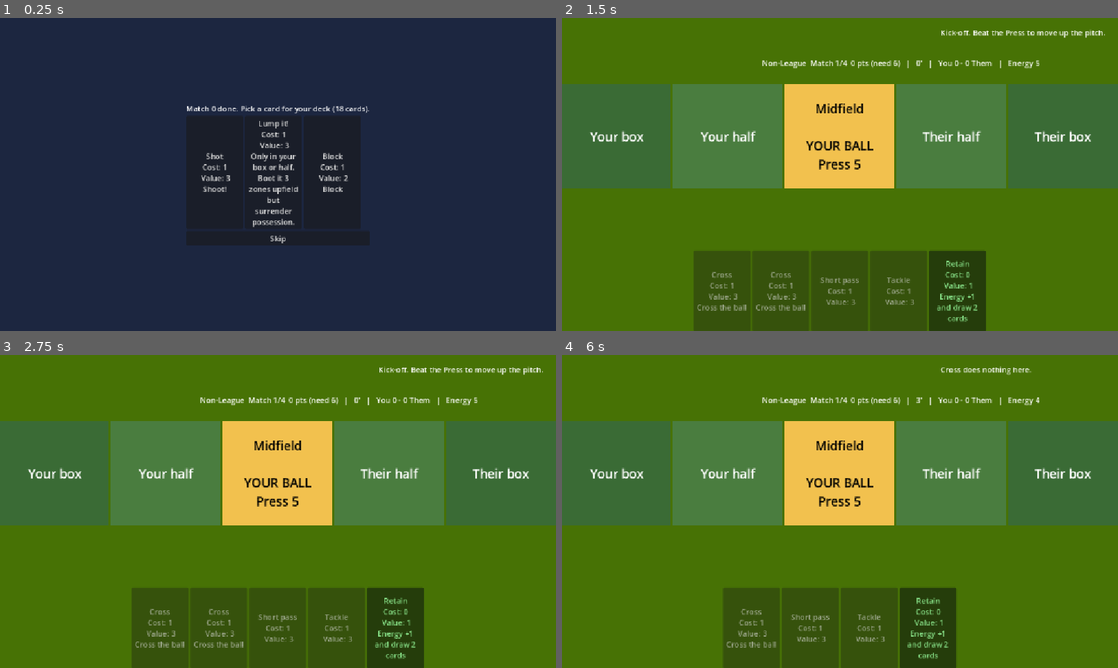
Above: before the commit, frames 1-4 (two rows, left to right).
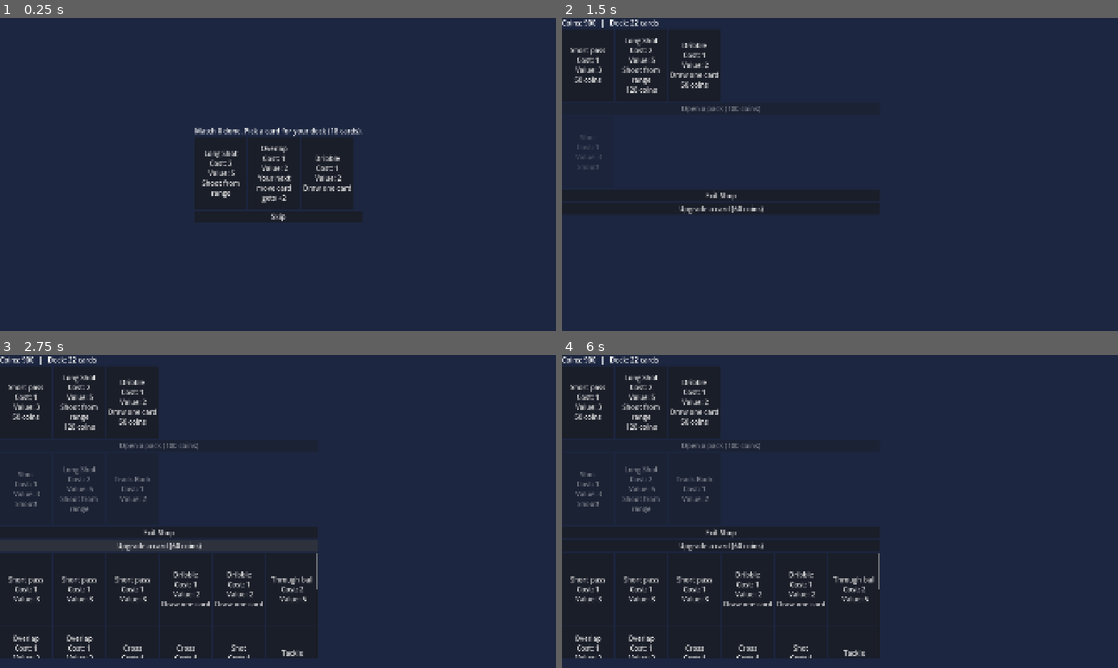
Above: after the commit, the same moments.

Repository: pauleverton/card-collection-test
Game: Godot game, scene res://Scenes/reward_screen.tscn
Two runs of this game, one before a commit and one after it. Both use one fixed random seed, a clock stepped at 60 frames per second and the inputs below. This scene is started directly instead of the project's main scene.
Inputs (mouse positions are in pixels of both pictures, inside the frame that each line leads up to):
- Up to frame 1 (0.25 s): no input
- Up to frame 2 (1.5 s): click (834, 174) at 0.5 s, where only the run after the commit has a clickable "Overlap Cost: 1 Value: 2 Your…"; click (723, 108) at 1.25 s, where only the run after the commit has a clickable "Open a pack (100 coins)"
- Up to frame 3 (2.75 s): click (161, 545) at 2 s, where only the run after the commit has a clickable "Upgrade a card (60 coins)"
- Up to frame 4 (6 s): click (589, 661) at 2.75 s, where only the run after the commit has a clickable "Overlap Cost: 1 Value: 2 Your…"; click (589, 661) at 3.5 s, where only the run after the commit has a clickable "Overlap Cost: 1 Value: 2 Your…"; click (639, 661) at 4.25 s, where only the run after the commit has a clickable "Overlap Cost: 1 Value: 2 Your…"; click (639, 661) at 5 s, where only the run after the commit has a clickable "Overlap Cost: 1 Value: 2 Your…"; click "Cross Cost: 1 Value: 3 Cross …" at 5.75 s

The runs differ from the first frame. In frame 1, 2.4% of the frame differs, in the area x 33-67%, y 28-72%; in frame 2, 100%, in the area x 0-100%, y 0-100%; in frame 3, 100%; in frame 4, 100%.

Commit message:
Updated pitch view + commentary

Diff:
--- /dev/null
+++ b/Resources/Players/the_wall.tres
@@ -0,0 +1,10 @@
+[gd_resource type="Resource" script_class="PlayerCard" format=3 uid="uid://yw8j6fiqa0f3"]
+
+[ext_resource type="Script" uid="uid://b8dxl7yvw3hj" path="res://Scripts/player_card.gd" id="1_l6068"]
+
+[resource]
+script = ExtResource("1_l6068")
+display_name = "The Wall"
+description = "+1 to all defending cards"
+boosts_type = "defending"
+metadata/_custom_type_script = "uid://b8dxl7yvw3hj"
--- a/Resources/block.tres
+++ b/Resources/block.tres
@@ -6,7 +6,7 @@
 script = ExtResource("1_b42ww")
 display_name = "Block"
 tag = "block"
-card_type = "Defending"
+card_type = "defending"
 base_value = 2
 usable_when = "defending"
 description = "Block"
--- a/Resources/dribble.tres
+++ b/Resources/dribble.tres
@@ -6,7 +6,7 @@
 script = ExtResource("1_df5el")
 display_name = "Dribble"
 tag = "dribble"
-card_type = "Move"
+card_type = "move"
 base_value = 2
 usable_when = "attacking"
 description = "Draw one card"
--- /dev/null
+++ b/Resources/long_shot.tres
@@ -0,0 +1,13 @@
+[gd_resource type="Resource" script_class="ActionData" format=3 uid="uid://bmg47n06ykt5b"]
+
+[ext_resource type="Script" uid="uid://c7aob23hi7te0" path="res://Scripts/action_data.gd" id="1_ln0s8"]
+
+[resource]
+script = ExtResource("1_ln0s8")
+display_name = "Long Shot"
+energy_cost = 2
+tag = "shot"
+card_rarity = "rare"
+base_value = 5
+description = "Shoot from range"
+metadata/_custom_type_script = "uid://c7aob23hi7te0"
--- a/Resources/lump_clear.tres
+++ b/Resources/lump_clear.tres
@@ -6,7 +6,8 @@
 script = ExtResource("1_kcg74")
 display_name = "Lump it!"
 tag = "lump_clear"
-card_type = "Defending"
+card_type = "defending"
 base_value = 3
+usable_when = "defending"
 description = "Only in your box or half. Boot it 3 zones upfield but surrender possession."
 metadata/_custom_type_script = "uid://c7aob23hi7te0"
--- a/Resources/overlap.tres
+++ b/Resources/overlap.tres
@@ -6,7 +6,7 @@
 script = ExtResource("1_l6q7e")
 display_name = "Overlap"
 tag = "overlap"
-card_type = "Utility"
+card_type = "utility"
 base_value = 2
 usable_when = "attacking"
 description = "Your next move card gets +2"
--- a/Resources/retain_possession.tres
+++ b/Resources/retain_possession.tres
@@ -7,7 +7,7 @@
 display_name = "Retain"
 energy_cost = 0
 tag = "retain"
-card_type = "Utility"
+card_type = "utility"
 draw_count = 2
 energy_boost = 1
 usable_when = "attacking"
--- a/Resources/short_pass.tres
+++ b/Resources/short_pass.tres
@@ -5,7 +5,7 @@
 [resource]
 script = ExtResource("1_4o3ad")
 display_name = "Short pass"
-card_type = "Move"
+card_type = "move"
 base_value = 3
 usable_when = "attacking"
 metadata/_custom_type_script = "uid://c7aob23hi7te0"
--- a/Resources/tackle.tres
+++ b/Resources/tackle.tres
@@ -6,7 +6,7 @@
 script = ExtResource("1_fyvh5")
 display_name = "Tackle"
 tag = "tackle"
-card_type = "Defending"
+card_type = "defending"
 base_value = 3
 usable_when = "defending"
 metadata/_custom_type_script = "uid://c7aob23hi7te0"
--- /dev/null
+++ b/Resources/text.tres
@@ -0,0 +1,4 @@
+[gd_resource type="Theme" format=3 uid="uid://byp3dxxc8bk32"]
+
+[resource]
+default_font_size = 24
--- a/Resources/track_back.tres
+++ b/Resources/track_back.tres
@@ -6,7 +6,7 @@
 script = ExtResource("1_4a6h0")
 display_name = "Track Back"
 tag = "track_back"
-card_type = "Defending"
+card_type = "defending"
 base_value = 2
 usable_when = "defending"
 metadata/_custom_type_script = "uid://c7aob23hi7te0"
--- a/Scenes/match_slice.tscn
+++ b/Scenes/match_slice.tscn
@@ -1,7 +1,7 @@
 [gd_scene format=3 uid="uid://1wskr7vxkrbn"]
 
 [ext_resource type="PackedScene" uid="uid://cwu28l4omivta" path="res://Scenes/hand.tscn" id="1_b5xid"]
-[ext_resource type="Script" uid="uid://bcefkpn30hf4u" path="res://Scenes/match_slice.gd" id="1_rlrqh"]
+[ext_resource type="Script" uid="uid://bcefkpn30hf4u" path="res://Scripts/match_slice.gd" id="1_rlrqh"]
 [ext_resource type="Script" uid="uid://b2oocq28vdoul" path="res://Scripts/pitch_script.gd" id="3_sypgv"]
 
 [node name="MatchSlice" type="Control" unique_id=417129108]
@@ -47,42 +47,63 @@
 grow_horizontal = 2
 script = ExtResource("3_sypgv")
 
-[node name="ResultLabel" type="Label" parent="." unique_id=898386773]
-layout_mode = 0
-offset_left = 797.0
-offset_top = 19.0
-offset_right = 1159.0
-offset_bottom = 98.0
+[node name="CommentaryBox" type="PanelContainer" parent="." unique_id=1695255033]
+layout_mode = 1
+anchors_preset = 8
+anchor_left = 0.5
+anchor_top = 0.5
+anchor_right = 0.5
+anchor_bottom = 0.5
+offset_left = -599.0
+offset_top = -107.0
+offset_right = 599.0
+offset_bottom = 107.0
+grow_horizontal = 2
+grow_vertical = 2
+
+[node name="VBox" type="VBoxContainer" parent="CommentaryBox" unique_id=1241725564]
+layout_mode = 2
+
+[node name="Headline" type="RichTextLabel" parent="CommentaryBox/VBox" unique_id=502780018]
+custom_minimum_size = Vector2(0, 100)
+layout_mode = 2
+theme_override_font_sizes/normal_font_size = 28
+bbcode_enabled = true
+fit_content = true
+
+[node name="Log" type="RichTextLabel" parent="CommentaryBox/VBox" unique_id=734963512]
+custom_minimum_size = Vector2(0, 110)
+layout_mode = 2
+bbcode_enabled = true
+scroll_following = true
 
 [node name="LetThroughButton" type="Button" parent="." unique_id=1749137881]
 layout_mode = 0
-offset_left = 560.0
-offset_top = 437.0
-offset_right = 672.0
-offset_bottom = 490.0
+offset_left = 27.0
+offset_top = 624.0
+offset_right = 190.0
+offset_bottom = 677.0
 text = "Kick off again"
 
 [node name="ShootButton" type="Button" parent="." unique_id=2069174672]
 layout_mode = 0
-offset_left = 715.0
-offset_top = 447.0
-offset_right = 849.0
-offset_bottom = 478.0
+offset_left = 1700.0
+offset_top = 624.0
+offset_right = 1896.0
+offset_bottom = 666.0
 text = "Shoot (1 energy)"
 
 [node name="FullTimePanel" type="Panel" parent="." unique_id=801056383]
+visible = false
 layout_mode = 1
 anchors_preset = 15
 anchor_right = 1.0
 anchor_bottom = 1.0
-offset_left = 2.0
-offset_top = -4.0
-offset_right = 2.0
-offset_bottom = -4.0
 grow_horizontal = 2
 grow_vertical = 2
 
 [node name="Background" type="ColorRect" parent="FullTimePanel" unique_id=2105251916]
+visible = false
 layout_mode = 1
 anchors_preset = 15
 anchor_right = 1.0
@@ -112,4 +133,11 @@
 
 [node name="ContinueButton" type="Button" parent="FullTimePanel/VBox" unique_id=1782092316]
 layout_mode = 2
-text = "Replay (for now)"
+text = "Next Match"
+
+[node name="SquadBar" type="HBoxContainer" parent="." unique_id=1721132799]
+layout_mode = 0
+offset_left = 389.0
+offset_top = 77.0
+offset_right = 1358.0
+offset_bottom = 181.0
--- /dev/null
+++ b/Scenes/player_card_ui.tscn
@@ -0,0 +1,6 @@
+[gd_scene format=3 uid="uid://bof1ov3ykiah3"]
+
+[ext_resource type="Script" uid="uid://b0rnevf6sd5nw" path="res://Scripts/player_card_ui.gd" id="1_kb7sj"]
+
+[node name="PlayerCardUi" type="Button" unique_id=322385644]
+script = ExtResource("1_kb7sj")
--- a/Scenes/reward_screen.tscn
+++ b/Scenes/reward_screen.tscn
@@ -27,10 +27,10 @@
 anchor_top = 0.5
 anchor_right = 0.5
 anchor_bottom = 0.5
-offset_left = -20.0
-offset_top = -20.0
-offset_right = 20.0
-offset_bottom = 20.0
+offset_left = -19.0
+offset_top = -31.0
+offset_right = 22.0
+offset_bottom = 31.0
 grow_horizontal = 2
 grow_vertical = 2
 
--- /dev/null
+++ b/Scenes/shop.tscn
@@ -0,0 +1,56 @@
+[gd_scene format=3 uid="uid://cdseoe1miolcf"]
+
+[ext_resource type="Script" uid="uid://dw3tms6o556g3" path="res://Scripts/shop.gd" id="1_a0mxf"]
+
+[node name="Shop" type="Control" unique_id=1257282089]
+layout_mode = 3
+anchors_preset = 15
+anchor_right = 1.0
+anchor_bottom = 1.0
+grow_horizontal = 2
+grow_vertical = 2
+script = ExtResource("1_a0mxf")
+
+[node name="ColorRect" type="ColorRect" parent="." unique_id=116083447]
+layout_mode = 1
+anchors_preset = 15
+anchor_right = 1.0
+anchor_bottom = 1.0
+grow_horizontal = 2
+grow_vertical = 2
+mouse_filter = 2
+color = Color(0.10980392, 0.14901961, 0.2509804, 1)
+
+[node name="VBox" type="VBoxContainer" parent="." unique_id=2021058490]
+layout_mode = 0
+offset_right = 40.0
+offset_bottom = 40.0
+
+[node name="CoinsLabel" type="Label" parent="VBox" unique_id=211980508]
+layout_mode = 2
+
+[node name="ForSale" type="HBoxContainer" parent="VBox" unique_id=1282709806]
+layout_mode = 2
+
+[node name="PackButton" type="Button" parent="VBox" unique_id=1342289265]
+layout_mode = 2
+text = "Buy a pack"
+
+[node name="PackReveal" type="HBoxContainer" parent="VBox" unique_id=146333750]
+layout_mode = 2
+
+[node name="LeaveButton" type="Button" parent="VBox" unique_id=261926974]
+layout_mode = 2
+text = "Exit Shop
+"
+
+[node name="UpgradeButton" type="Button" parent="VBox" unique_id=1940348101]
+layout_mode = 2
+
+[node name="ScrollContainer" type="ScrollContainer" parent="VBox" unique_id=653743719]
+custom_minimum_size = Vector2(1100, 360)
+layout_mode = 2
+
+[node name="DeckView" type="HFlowContainer" parent="VBox/ScrollContainer" unique_id=1908118591]
+custom_minimum_size = Vector2(1100, 0)
+layout_mode = 2
--- a/Scripts/action_card_ui.gd
+++ b/Scripts/action_card_ui.gd
@@ -5,7 +5,7 @@
 var card: ActionData
 
 func _ready() -> void:
-	custom_minimum_size = Vector2(120, 170)
+	custom_minimum_size = Vector2(180, 250)
 	autowrap_mode = TextServer.AUTOWRAP_WORD_SMART
 	pressed.connect(func(): card_clicked.emit(card))
 
--- a/Scripts/action_data.gd
+++ b/Scripts/action_data.gd
@@ -14,3 +14,5 @@
 ## When this card can be played at all.
 @export_enum("any", "attacking", "defending") var usable_when: String = "any"
 @export_multiline var description: String
+@export var upgrades_to: ActionData
+@export var is_upgraded: bool = false
--- a/Scenes/match_slice.gd
+++ b/Scripts/match_slice.gd
@@ -3,15 +3,19 @@
 @onready var hand = $Hand
 @onready var info_label = $InfoLabel
 @onready var pitch_strip = $Pitch
-@onready var result_label = $ResultLabel
 @onready var let_through_button = $LetThroughButton
 @onready var shoot_button = $ShootButton
 @onready var full_time_panel = $FullTimePanel
 @onready var full_time_label = $FullTimePanel/VBox/FullTimeLabel
 @onready var continue_button = $FullTimePanel/VBox/ContinueButton
 @onready var full_time_background = $FullTimePanel/Background
+@onready var commentary_headline = $CommentaryBox/VBox/Headline
+@onready var commentary_log = $CommentaryBox/VBox/Log
+
 
 var pitch := PitchMatch.new()
+
+
 ## Filled in at full time by LeagueState, and read by Continue to decide where to go next.
 var league_result := {}
 var was_final_tournament := false
@@ -25,7 +29,7 @@
 	shoot_button.pressed.connect(_on_shoot)
 	continue_button.pressed.connect(_on_continue)
 	full_time_panel.visible = false
-	result_label.text = "Kick-off. Beat the Press to move up the pitch."
+	_say("Kick-off. Beat the Press to move up the pitch.")
 	refresh_all()
 
 # ---------- Player actions ----------
@@ -34,7 +38,7 @@
 	var events := pitch.play(card)
 	## If the card couldn't be played at all, leave it in the hand.
 	if events[0]["type"] in ["not_now", "no_energy", "wrong_side"]:
-		result_label.text = describe(events)
+		_say(describe(events), false)
 		return
 	_after_action(events)
 
@@ -48,7 +52,7 @@
 func _after_action(events: Array) -> void:
 	for e in events:
 		print(e)
-	result_label.text = describe(events)
+	_say(describe(events))
 	refresh_all()
 	if pitch.match_over:
 		_show_full_time()
@@ -107,7 +111,7 @@
 	elif pitch.goals > pitch.conceded:
 		get_tree().change_scene_to_file("res://Scenes/reward_screen.tscn")
 	else:
-		get_tree().reload_current_scene()
+		get_tree().change_scene_to_file("res://Scenes/shop.tscn")
 
 # ---------- Screen ----------
 
@@ -156,7 +160,7 @@
 			"shot":
 				lines.append("SHOT! Chance %d vs keeper %d..." % [e["quality"], e["save"]])
 			"goal":
-				lines.append("GOAL! You've scored %d. They kick off." % e["goals"])
+				lines.append("[color=gold][b]GOAL![/b] You've scored %d.[/color]" % e["goals"])
 			"corner":
 				lines.append("Tipped round the post. Corner! Chance reset to 2, +1 energy.")
 			"saved":
@@ -166,6 +170,8 @@
 			# --- Them attacking ---
 			"challenge":
 				var result: String = "won it!" if e["success"] else "beaten."
+				if not e["helpers"].is_empty():
+					lines.append("   (boosted by %s)" % ", ".join(e["helpers"]))
 				lines.append("%s %d vs Attack %d: %s" % [e["card"], e["power"], e["target"], result])
 			"delayed":
 				lines.append("Couldn't win it, but slowed them down. Attack now %d." % e["target"])
@@ -178,7 +184,7 @@
 			"their_shot":
 				lines.append("THEY SHOOT! Chance %d vs your keeper %d..." % [e["quality"], e["save"]])
 			"conceded":
-				lines.append("Goal for them. (%d conceded)" % e["conceded"])
+				lines.append("[color=#e04040]Goal for them. (%d conceded)[/color]" % e["conceded"])
 			"our_save":
 				lines.append("Your keeper saves it!")
 			"won_ball":
@@ -199,7 +205,7 @@
 			"not_now":
 				lines.append("You can't do that right now.")
 			"full_time":
-				lines.append("FULL TIME!")
+				lines.append("[b]FULL TIME![/b]")
 			"no_options":
 				lines.append("No way forward. You're closed down and lose the ball.")
 			"wrong_side":
@@ -207,6 +213,18 @@
 			"lumped":
 				lines.append("Lumped it clear! They restart from %s." % e["zone"])
 	return "\n".join(lines)
+
+## Show a message: the last line as the big headline, every line added to the log with the minute.
+## log_it = false for things that didn't really happen (e.g. "can't play that card").
+func _say(text: String, log_it: bool = true) -> void:
+	var lines := text.split("\n")
+	commentary_headline.text = lines[lines.size() - 1]
+	## A quick "typed out" effect on the headline.
+	commentary_headline.visible_ratio = 0.0
+	create_tween().tween_property(commentary_headline, "visible_ratio", 1.0, 0.3)
+	if log_it:
+		for line in lines:
+			commentary_log.append_text("[color=#9a9a9a]%d'[/color]  %s\n" % [pitch.minute, line])
 
 # ---------- Debug ----------
 
@@ -226,5 +244,5 @@
 			KEY_T:
 				LeagueState.current_tournament_index = LeagueState.TOURNAMENTS.size() - 1
 				LeagueState.reset_for_new_tournament()
-				result_label.text = "DEBUG: jumped to %s." % LeagueState.current_tournament_name()
+				_say("DEBUG: jumped to %s." % LeagueState.current_tournament_name(), false)
 				refresh_all()
--- a/Scripts/pitch_match.gd
+++ b/Scripts/pitch_match.gd
@@ -39,6 +39,7 @@
 const ATTACK_DECK := [2, 2, 3, 3, 3, 4, 4, 4, 5]
 const THEIR_CHANCE_DECK := [3, 4, 4, 5, 5, 6, 6, 7]
 const OUR_KEEPER_DECK := [2, 3, 3, 4, 4, 5, 5, 6, 7]
+const MIN_THEIR_CHANCE := 3   ## you can never block a chance down to nothing
 
 ## --- Match clock and rewards ---
 const MATCH_LENGTH := 90
@@ -141,7 +142,7 @@
 			return box_gain(card) - next_defender_effect(card) > 0
 	else:
 		if zone == 0:
-			return card.tag in ["block", "tackle"]
+			return card.tag in ["block", "tackle"] and quality > MIN_THEIR_CHANCE
 		if not card.tag in ["tackle", "track_back"]:
 			return false
 	return power_of(card) >= target
@@ -158,7 +159,8 @@
 ## What this card adds to your chance in the box, before the defender responds.
 func box_gain(card: ActionData) -> int:
 	var amount: int = card.base_value if card.tag == "cross" else BOX_WORK_VALUE
-	return amount + next_bonus
+	return amount + next_bonus + RunState.squad_bonus(card)
+
 
 # ---------- Actions ----------
 
@@ -249,8 +251,9 @@
 	var power := power_of(card)
 	next_bonus = 0
 	var success := power >= target
-	events.append({"type": "attempt", "card": card.display_name,
-			"power": power, "target": target, "success": success})
+	events.append({"type": "challenge", "card": card.display_name,
+			"power": power, "target": target, "success": success,
+			"helpers": RunState.squad_helpers(card)})
 	if success:
 		var steps := 1
 		if card.tag == "long_ball" and power >= target + LONG_BALL_MARGIN:
@@ -348,7 +351,8 @@
 			next_bonus = 0
 			var success := power >= target
 			events.append({"type": "challenge", "card": card.display_name,
-					"power": power, "target": target, "success": success})
+					"power": power, "target": target, "success": success,
+					"helpers": RunState.squad_helpers(card)})
 			if success:
 				_win_ball(events)
 			elif card.tag == "track_back":
@@ -379,7 +383,7 @@
 		"block", "tackle":
 			var power := power_of(card)
 			next_bonus = 0
-			quality = max(0, quality - power)
+			quality = max(MIN_THEIR_CHANCE, quality - power)
 			events.append({"type": "blocked", "card": card.display_name, "quality": quality})
 		_:
 			events.append({"type": "wrong_phase", "card": card.display_name})
@@ -509,3 +513,6 @@
 	minute = MATCH_LENGTH - MINUTES_PER_ACTION
 	_tick_clock(events)
 	return events
+
+##func power_of(card: ActionData) -> int:
+	##return card.base_value + next_bonus + RunState.squad_bonus(card)
--- /dev/null
+++ b/Scripts/player_card.gd
@@ -0,0 +1,19 @@
+class_name PlayerCard
+extends Resource
+
+@export var display_name: String = ""
+@export_multiline var description: String = ""
+@export var rarity: String = "common"
+## Boost cards of this card_type ("" = don't filter by type).
+@export var boosts_type: String = ""
+## Or boost only these tags, e.g. ["cross"] (empty = don't filter by tag).
+@export var boosts_tags: Array[String] = []
+@export var bonus: int = 1
+
+## How much this player adds to a given card.
+func bonus_for(card: ActionData) -> int:
+	if boosts_type != "" and card.card_type != boosts_type:
+		return 0
+	if not boosts_tags.is_empty() and not card.tag in boosts_tags:
+		return 0
+	return bonus
--- /dev/null
+++ b/Scripts/player_card_ui.gd
@@ -0,0 +1,15 @@
+extends Button
+
+signal player_clicked(player: PlayerCard)
+
+var player: PlayerCard
+
+func _ready() -> void:
+	custom_minimum_size = Vector2(150, 90)
+	autowrap_mode = TextServer.AUTOWRAP_WORD_SMART
+	pressed.connect(func(): player_clicked.emit(player))
+
+func setup(data: PlayerCard) -> void:
+	player = data
+	text = "%s\n%s" % [data.display_name, data.description]
+	modulate = Color(1.3, 1.15, 0.8)   # a gold tint, so players never look like action cards
--- a/Scripts/reward_screen.gd
+++ b/Scripts/reward_screen.gd
@@ -8,7 +8,7 @@
 
 func _ready() -> void:
 	title_label.text = "Match %d done. Pick a card for your deck (%d cards)." % [
-			RunState.matches_played, RunState.deck.size()]
+		RunState.matches_played, RunState.deck.size()]
 	for card in RunState.reward_options():
 		var ui = CARD_UI.instantiate()
 		ui.setup(card)
@@ -21,4 +21,4 @@
 	_next_match()
 
 func _next_match() -> void:
-	get_tree().change_scene_to_file("res://Scenes/match_slice.tscn")
+	get_tree().change_scene_to_file("res://Scenes/shop.tscn")
--- a/Scripts/run_state.gd
+++ b/Scripts/run_state.gd
@@ -18,16 +18,20 @@
 const REWARD_POOL := [
 	"res://Resources/short_pass.tres", "res://Resources/dribble.tres",
 	"res://Resources/through_ball.tres", "res://Resources/overlap.tres",
-	"res://Resources/cross.tres", "res://Resources/shot.tres",
+	"res://Resources/cross.tres", "res://Resources/shot.tres","res://Resources/long_shot.tres",
 	"res://Resources/track_back.tres", "res://Resources/block.tres",
 	"res://Resources/lump_clear.tres"]
 const REWARD_CHOICES := 3
 
 var deck: Array = []
 var matches_played := 0
+var squad: Array = []
+
 
 func _ready() -> void:
 	new_run()
+	squad.clear()
+	squad.append(load("res://Resources/Players/the_wall.tres"))   ## TEMPORARY, for testing
 
 func new_run() -> void:
 	deck.clear()
@@ -36,13 +40,46 @@
 	matches_played = 0
 
 ## Three different random cards from the pool.
-func reward_options() -> Array:
+func reward_options(count: int = REWARD_CHOICES) -> Array:
 	var pool := REWARD_POOL.duplicate()
 	pool.shuffle()
 	var options := []
-	for path in pool.slice(0, REWARD_CHOICES):
+	for path in pool.slice(0, count):
 		options.append(load(path))
 	return options
 
 func add_card(card: ActionData) -> void:
 	deck.append(card)
+
+func add_player(player: PlayerCard) -> void:
+	squad.append(player)
+
+func squad_bonus(card: ActionData) -> int:
+	var total := 0
+	for player in squad:
+		total += player.bonus_for(card)
+	return total
+
+## Names of the players who boost this card (for showing it on screen).
+func squad_helpers(card: ActionData) -> PackedStringArray:
+	var names: PackedStringArray = []
+	for p in squad:
+		if p.bonus_for(card) > 0:
+			names.append(p.display_name)
+	return names
+
+const UPGRADE_BONUS := 2
+
+## Upgrade ONE card in the deck, by its position, without touching any other copies.
+func upgrade_card(index: int) -> void:
+	var card: ActionData = deck[index]
+	if card.is_upgraded:
+		return
+	if card.upgrades_to != null:
+		deck[index] = card.upgrades_to
+	else:
+		var upgraded: ActionData = card.duplicate()
+		upgraded.base_value += UPGRADE_BONUS
+		upgraded.display_name += "+"
+		upgraded.is_upgraded = true
+		deck[index] = upgraded
--- /dev/null
+++ b/Scripts/shop.gd
@@ -0,0 +1,90 @@
+extends Control
+
+const CARD_UI = preload("res://Scenes/action_card_ui.tscn")
+const PRICE := {"basic": 30, "common": 50, "uncommon": 80, "rare": 120}
+const PACK_PRICE := 100
+const PACK_SIZE := 3
+
+@onready var coins_label = $VBox/CoinsLabel
+@onready var for_sale = $VBox/ForSale
+@onready var pack_button = $VBox/PackButton
+@onready var pack_reveal = $VBox/PackReveal
+@onready var leave_button = $VBox/LeaveButton
+const UPGRADE_PRICE := 60
+@onready var upgrade_button = $VBox/UpgradeButton
+@onready var deck_view = $VBox/ScrollContainer/DeckView
+
+func _ready() -> void:
+	for card in RunState.reward_options(3):
+		var ui = CARD_UI.instantiate()
+		ui.setup(card)
+		ui.text += "\n\n%d coins" % price_of(card)
+		ui.card_clicked.connect(_buy_card.bind(ui))
+		for_sale.add_child(ui)
+	pack_button.text = "Open a pack (%d coins)" % PACK_PRICE
+	pack_button.pressed.connect(_buy_pack)
+	leave_button.pressed.connect(_leave)
+	_update_coins()
+	upgrade_button.text = "Upgrade a card (%d coins)" % UPGRADE_PRICE
+	upgrade_button.pressed.connect(_show_deck_for_upgrade)
+
+func price_of(card: ActionData) -> int:
+	return PRICE.get(card.card_rarity, 50)
+
+func _buy_card(card: ActionData, ui: Button) -> void:
+	var cost := price_of(card)
+	if not CoinState.can_afford(cost):
+		coins_label.text = "Not enough coins! (%d)" % CoinState.coins
+		return
+	CoinState.deduct_coins(cost)
+	RunState.add_card(card)
+	ui.queue_free()          ## sold: remove it from the shelf
+	_update_coins()
+
+func _buy_pack() -> void:
+	if not CoinState.can_afford(PACK_PRICE):
+		coins_label.text = "Not enough coins! (%d)" % CoinState.coins
+		return
+	CoinState.deduct_coins(PACK_PRICE)
+	pack_button.disabled = true
+	var i := 0
+	for card in RunState.reward_options(PACK_SIZE):
+		RunState.add_card(card)
+		var ui = CARD_UI.instantiate()
+		ui.setup(card)
+		ui.disabled = true
+		ui.modulate.a = 0.0                      ## start invisible...
+		pack_reveal.add_child(ui)
+		create_tween().tween_property(ui, "modulate:a", 1.0, 0.4).set_delay(i * 0.5)
+		i += 1                                   ## ...then fade in one at a time
+	_update_coins()
+
+func _update_coins() -> void:
+	coins_label.text = "Coins: %d   |   Deck: %d cards" % [CoinState.coins, RunState.deck.size()]
+
+func _leave() -> void:
+	get_tree().change_scene_to_file("res://Scenes/match_slice.tscn")
+
+func _show_deck_for_upgrade() -> void:
+	if not CoinState.can_afford(UPGRADE_PRICE):
+		coins_label.text = "Not enough coins! (%d)" % CoinState.coins
+		return
+	_clear_deck_view()
+	for i in RunState.deck.size():
+		var card: ActionData = RunState.deck[i]
+		var ui = CARD_UI.instantiate()
+		ui.setup(card)
+		ui.disabled = card.is_upgraded          ## can't upgrade twice
+		ui.card_clicked.connect(func(_c): _upgrade(i))
+		deck_view.add_child(ui)
+
+func _upgrade(index: int) -> void:
+	CoinState.deduct_coins(UPGRADE_PRICE)
+	RunState.upgrade_card(index)
+	_clear_deck_view()
+	upgrade_button.disabled = true             ## one upgrade per shop visit
+	_update_coins()
+
+func _clear_deck_view() -> void:
+	for child in deck_view.get_children():
+		child.queue_free()
--- a/project.godot
+++ b/project.godot
@@ -33,7 +33,10 @@
 window/size/initial_position_type=0
 window/stretch/mode="canvas_items"
 window/stretch/aspect="expand"
-window/stretch/scale=1.64
+
+[gui]
+
+theme/custom="uid://byp3dxxc8bk32"
 
 [physics]
 
Renamed: Scenes/match_slice.gd.uid -> Scripts/match_slice.gd.uid
Not shown, added: Scripts/player_card.gd.uid
Not shown, added: Scripts/player_card_ui.gd.uid
Not shown, added: Scripts/shop.gd.uid
